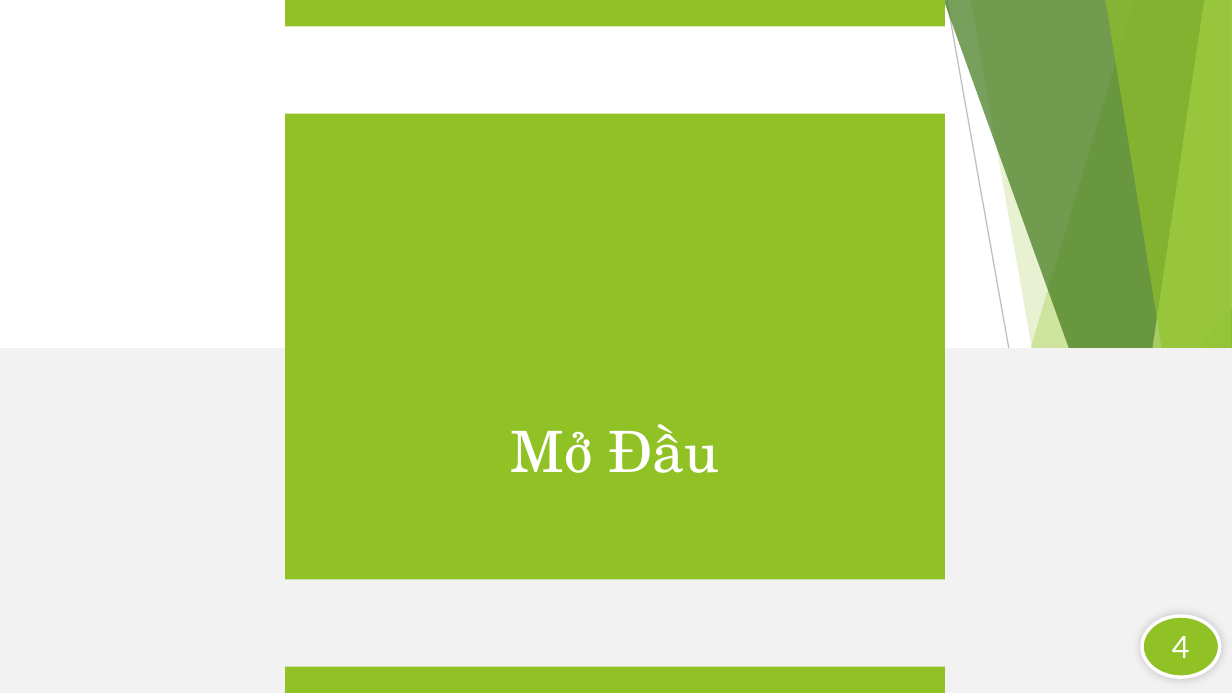
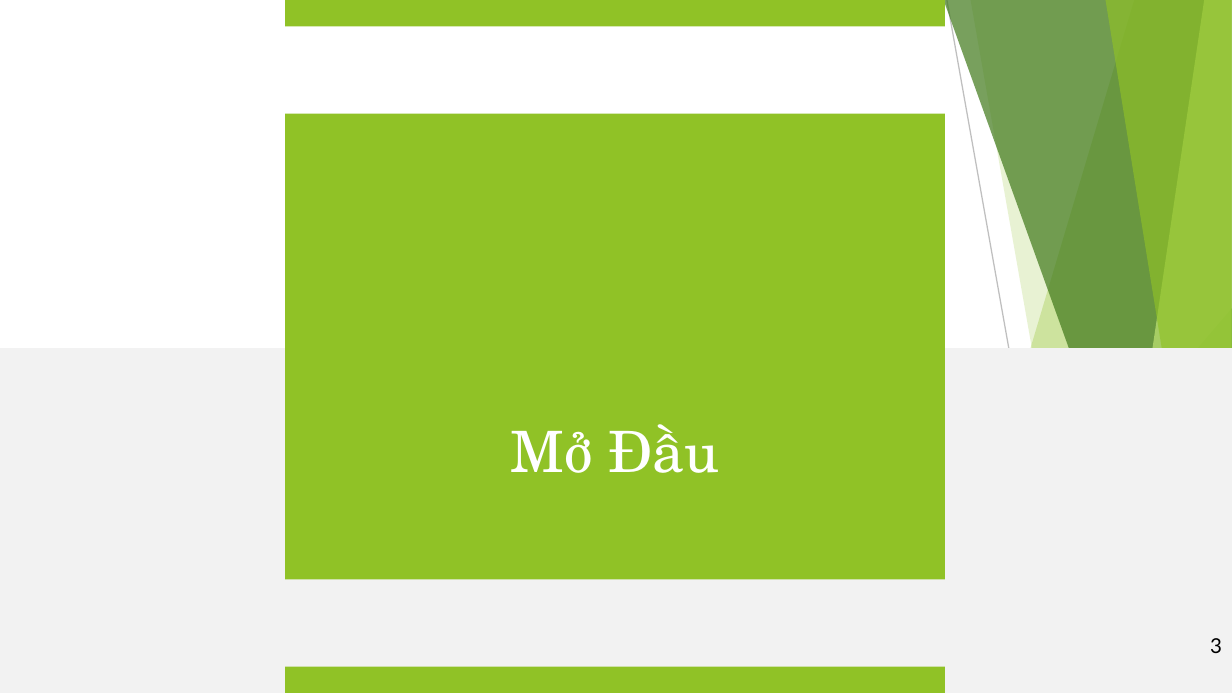
Before and after one commit to vanvibig/BaoCaoLuanVan, a slide deck: slide 3 of LVTN_Vi.pptx (slide 4 before the commit). Drawn at 1232x693 pixels with LibreOffice and Linux fonts; fonts in the diff are those of the drawing; background and template pictures are left out. Boxes give left, top, right and bottom in pixels: in the first picture for what was removed or moved away, otherwise in the second. Text is boxed around its words. In the diff, an @@ line names an element or a change of style, - is before the commit and + after.

```diff
--- a/LVTN_Vi.pptx
+++ b/LVTN_Vi.pptx
@@ ellipse removed at [1142,616,1220,678] @@
-4
@@ page number removed at [1172,636,1190,658] @@
-4
@@ page number added at [1210,638,1222,653], 12 pt, text #000000 @@
+3
```
Also in this commit, not shown: 37 other slides changed, 1 slide removed, 3 other files.
